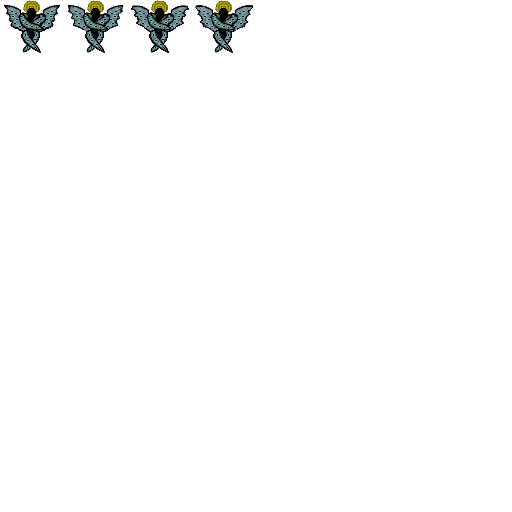
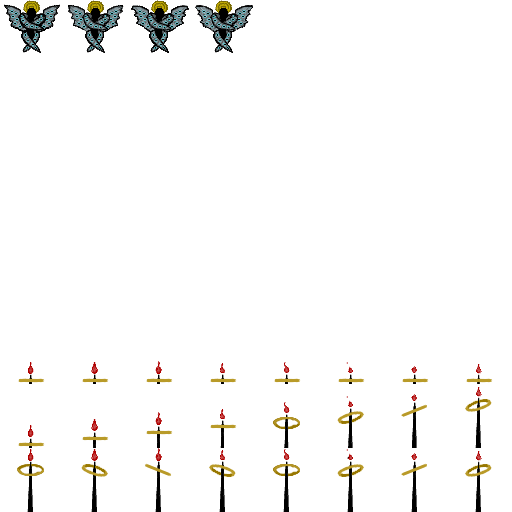
Two versions of the same layered image (512x512). Layer-by-layer changes:
added group "Pylon" with 4 layers above "Angel" over (17, 361, 493, 512)
added layer "Halo" in group "Pylon" over (17, 378, 493, 478)
added layer "Fire" in group "Pylon" over (28, 361, 482, 461)
added layer "Core" in group "Pylon" over (27, 374, 481, 512)
added group "Angel" with 11 layers over (20, 15, 45, 33)
moved "Eye" into group "Angel" over (20, 15, 45, 33)
moved "OutterWingOutline" into group "Angel" over (20, 15, 45, 33)
moved "InnerWingOutline" into group "Angel" over (20, 15, 45, 33)
moved "InnerWingColor" into group "Angel" over (20, 15, 45, 33)
moved "OutterWingColor" into group "Angel" over (20, 15, 45, 32)
moved "inner" into group "Angel" over (23, 23, 27, 33)
